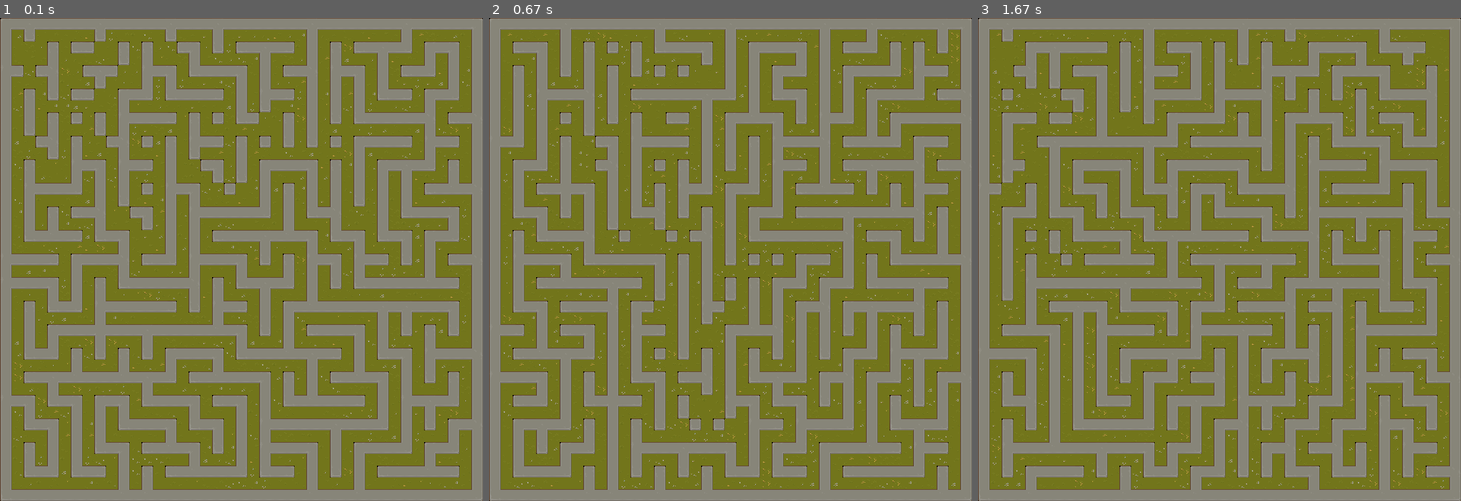
Above: before the commit, frames 1-3 (left to right).
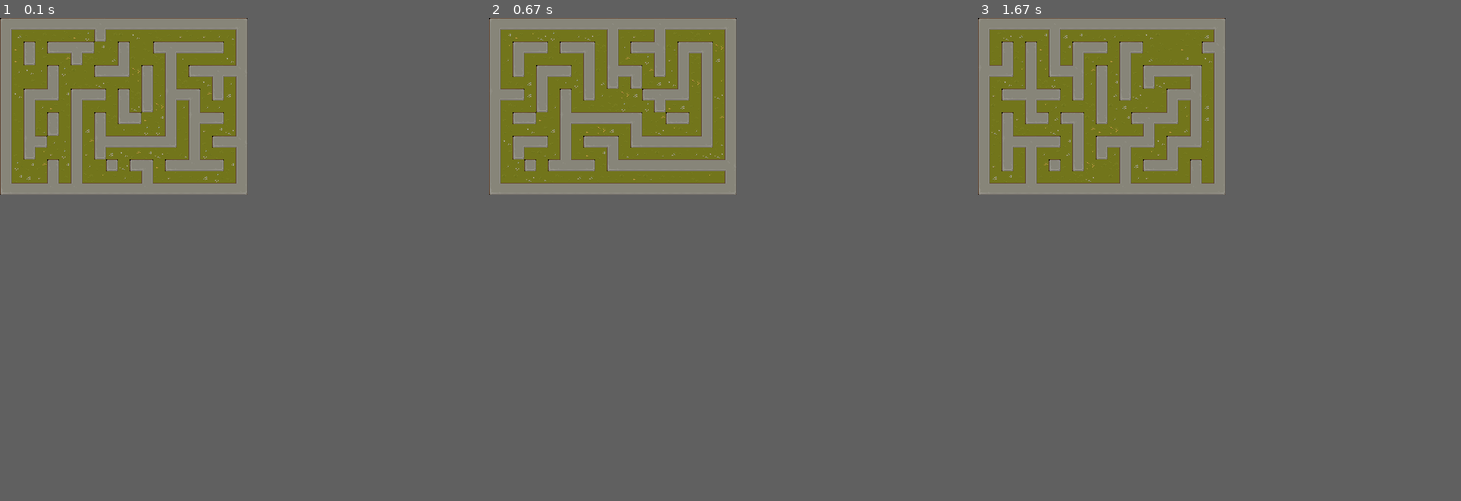
Above: after the commit, the same moments.

Repository: iiimagnum/PYgame_GROUP1
Game: pygame game, started from PygameProject/codes/Maze.py
Same seed, same stepped clock (60 frames per second), same inputs: the game is played once before the commit and once after it.
Inputs:
- Up to frame 1 (0.1 s): no input
- Up to frame 2 (0.67 s): tap 1 at 0.33 s
- Up to frame 3 (1.67 s): tap 1 at 0.67 s
In our replay, the window is 820x820 before the commit and 420x300 after it. These sizes can differ from the game's own. Grey fills any space a smaller window leaves; there, only what the larger window draws over its background counts as a difference.

The runs differ from the first frame. In frame 1, 47% of the frame differs, in the area x 0-100%, y 0-100%; in frame 2, 47%; in frame 3, 48%.

Commit message:
*修复地图生成横竖坐标的bug

Diff:
--- a/PygameProject/codes/Maze.py
+++ b/PygameProject/codes/Maze.py
@@ -31,18 +31,18 @@
 class Maze:
 
     def __init__(self):
-        self.CurrentMazeInfo=numpy.zeros((MAZE_COLS*2+1,MAZE_ROWS*2+1),dtype=MazeCell)
+        self.CurrentMazeInfo=numpy.zeros((MAZE_Y * 2 + 1, MAZE_X * 2 + 1), dtype=MazeCell)
         self.wallList=[]
 
     def SummonMaze(self):
 
         #Initialize the maze and its cells
-        maze=numpy.zeros((MAZE_COLS*2+1,MAZE_ROWS*2+1),dtype=int)
+        maze=numpy.zeros((MAZE_Y * 2 + 1, MAZE_X * 2 + 1), dtype=int)
 
         #DFS to generate the maze
         stack=[]
-        x=random.randint(0,MAZE_COLS-1)*2+1
-        y=random.randint(0,MAZE_ROWS-1)*2+1
+        x= random.randint(0, MAZE_X - 1) * 2 + 1
+        y= random.randint(0, MAZE_Y - 1) * 2 + 1
         maze[y,x]=1
         stack.append((y,x))
         while len(stack)>0:
@@ -51,13 +51,13 @@
             if x-2>0:
                 if maze[y,x-2]==0:
                     neighbourList.append((y,x-2))
-            if x+2<MAZE_ROWS*2:
+            if x+2<MAZE_X*2:
                 if maze[y,x+2]==0:
                     neighbourList.append((y,x+2))
             if y-2>0:
                 if maze[y-2,x]==0:
                     neighbourList.append((y-2,x))
-            if y+2<MAZE_COLS*2:
+            if y+2<MAZE_Y*2:
                 if maze[y+2,x]==0:
                     neighbourList.append((y+2,x))
 
@@ -70,12 +70,12 @@
             pass
 
         #Delete some walls
-        maze=self.__RemoveWall__(maze,int(MAZE_COLS*MAZE_ROWS/10))
+        maze=self.__RemoveWall__(maze, int(MAZE_Y * MAZE_X / 5))
 
 
         # Decide the img of the cell
-        for i in range(MAZE_ROWS*2+1):
-            for j in range(MAZE_COLS*2+1):
+        for i in range(MAZE_Y * 2 + 1):
+            for j in range(MAZE_X * 2 + 1):
                 if maze[i,j]==1:
                     self.CurrentMazeInfo[i,j]=MazeCell((i,j),1,random.randint(1,32))
                 else:
@@ -88,10 +88,10 @@
                             self.CurrentMazeInfo[i,j]=MazeCell((i,j),0,obstacleValue)
                             continue
 
-                        if j == MAZE_COLS * 2:#cell is (MAZE_COLS*2,0)
-                            obstacleValue=8*abs(1-maze[j-1,i])+64*abs(1-maze[j,i+1])
-                            if maze[j-1,i]==0 and maze[j,i+1]==0:
-                                obstacleValue+=32*abs(1-maze[j-1,i+1])
+                        if j == MAZE_X * 2:#cell is (MAZE_COLS*2,0)
+                            obstacleValue=8*abs(1-maze[i,j-1])+64*abs(1-maze[i+1,j])
+                            if maze[i,j-1]==0 and maze[i+1,j]==0:
+                                obstacleValue+=32*abs(1-maze[i+1,j-1])
                             self.CurrentMazeInfo[i,j]=MazeCell((i,j),0,obstacleValue)
                             continue
                         #cell is in the first row
@@ -111,14 +111,14 @@
                         self.CurrentMazeInfo[i, j] = MazeCell((i, j), 0, obstacleValue)
                         continue
 
-                    if i == MAZE_ROWS * 2:
+                    if i == MAZE_Y * 2:
                         if j == 0:#cell at (0,MAZE_ROWS*2)
                             obstacleValue+=2*abs(1-maze[i-1,j])+16*abs(1-maze[i,j+1])
                             if maze[i-1,j]==0 and maze[i,j+1]==0:
                                 obstacleValue += 4*abs(1-maze[i-1,j+1])
                             self.CurrentMazeInfo[i,j]=MazeCell((i,j),0,obstacleValue)
                             continue
-                        if j == MAZE_ROWS * 2:#cell at right bottom
+                        if j == MAZE_X * 2:#cell at right bottom
                             obstacleValue+=2*abs(1-maze[i-1,j])+8*abs(1-maze[i,j-1])
                             if maze[i-1,j]==0 and maze[i,j-1]==0:
                                 obstacleValue += 1*abs(1-maze[i-1,j-1])
@@ -149,7 +149,7 @@
                         self.CurrentMazeInfo[i,j]=MazeCell((i,j),0,obstacleValue)
                         continue
 
-                    if j==MAZE_COLS*2:
+                    if j==MAZE_X*2:
                         obstacleValue = 2 * abs(1-maze[ i - 1,j] )+ 8 * abs(1-maze[i,j - 1]) + 64 * abs(1-maze[ i + 1,j])
                         if maze[ i - 1,j] == 0 and maze[i,j - 1] == 0:
                             obstacleValue += 1* abs(1-maze[i - 1, j - 1])
@@ -174,22 +174,22 @@
         pass
 
     def draw(self,surface):
-        drawSurface=pygame.Surface(((MAZE_COLS*2+1)*MazeCell.CellSize,(MAZE_ROWS*2+1)*MazeCell.CellSize))
-        for y in range(MAZE_ROWS*2+1):
-            for x in range(MAZE_COLS*2+1):
+        drawSurface=pygame.Surface(((MAZE_X * 2 + 1) * MazeCell.CellSize, (MAZE_Y * 2 + 1) * MazeCell.CellSize))
+        for y in range(MAZE_Y * 2 + 1):
+            for x in range(MAZE_X * 2 + 1):
                 testRect=self.CurrentMazeInfo[y,x].img.get_rect()
                 drawSurface.blit(self.CurrentMazeInfo[y,x].img,self.CurrentMazeInfo[y,x].rect)
         surface.blit(drawSurface,drawSurface.get_rect())
 
     def __RemoveWall__(self,maze,RemoveNum):
-        distanceMaze = numpy.zeros((MAZE_COLS * 2 + 1, MAZE_ROWS * 2 + 1), dtype=int)
+        distanceMaze = numpy.zeros((MAZE_Y * 2 + 1, MAZE_X * 2 + 1), dtype=int)
         distanceMaze.fill(999999)
         visitedList = []
         wallList = []
         # using BFS to set the distance
         stack = []
-        x = random.randint(1, MAZE_COLS - 1) * 2
-        y = random.randint(1, MAZE_ROWS - 1) * 2
+        x = random.randint(1, MAZE_X - 1) * 2
+        y = random.randint(1, MAZE_Y - 1) * 2
         visitedList.append((y,x))
         maze[y,x] = 0
         stack.append((y,x))
@@ -204,7 +204,7 @@
                 else:
                     if not wallList.__contains__(( y - 1,x)):
                         wallList.append(( y - 1,x))
-            if y - 1 < MAZE_ROWS * 2 + 1:
+            if y - 1 < MAZE_X * 2 + 1:
                 if maze[ y + 1,x] == 1:
                     maze[ y + 1,x] = min(maze[ y + 1,x], maze[ y,x] + 1)
                     if not visitedList.__contains__(( y + 1,x)):
@@ -222,7 +222,7 @@
                     else:
                         if not wallList.__contains__((y,x - 1)):
                             wallList.append((y,x - 1))
-            if x + 1 < MAZE_COLS * 2 + 1:
+            if x + 1 < MAZE_Y * 2 + 1:
                 if maze[y,x + 1] == 1:
                     maze[y,x + 1] = min(maze[y,x + 1], maze[y,x] + 1)
                     if not visitedList.__contains__((y,x + 1)):
@@ -256,8 +256,8 @@
                 # print(f"Remove {(wallX,wallY)}")
                 for i in range(4):
                     for j in range(4):
-                        if (wallX + i - 2 > 0 and wallX + i - 2 < MAZE_COLS * 2) and (
-                                wallY + j - 2 > 0 and wallY + j - 2 < MAZE_ROWS * 2) and wallList.__contains__(( wallY + j - 2,wallX + i - 2)):
+                        if (wallX + i - 2 > 0 and wallX + i - 2 < MAZE_Y * 2) and (
+                                wallY + j - 2 > 0 and wallY + j - 2 < MAZE_X * 2) and wallList.__contains__((wallY + j - 2, wallX + i - 2)):
                             wallList.remove((wallY + j - 2,wallX + i - 2))
 
                 RemoveNum -= 1
@@ -268,7 +268,7 @@
 
 if __name__ == '__main__':
     pygame.init()
-    MainSurface=pygame.display.set_mode(((MAZE_COLS*2+1)*MazeCell.CellSize,(MAZE_ROWS*2+1)*MazeCell.CellSize))
+    MainSurface=pygame.display.set_mode(((MAZE_X * 2 + 1) * MazeCell.CellSize, (MAZE_Y * 2 + 1) * MazeCell.CellSize))
     maze=Maze()
     maze.SummonMaze()
     while True:
--- a/PygameProject/codes/MazeGenerationTest.py
+++ b/PygameProject/codes/MazeGenerationTest.py
@@ -218,7 +218,7 @@
     maze[x,y]=0
     stack.append((x,y))
     while len(stack):
-        (x,y)=stack.pop()
+        (x,y)=stack.pop(0)
         if y-1>0:#上
             if maze[x,y-1]==1 :
                 maze[x,y-1]=min(maze[x,y-1],maze[x,y]+1)
--- a/PygameProject/codes/settings.py
+++ b/PygameProject/codes/settings.py
@@ -1,8 +1,8 @@
 '''settings'''
 WIN_SIZE_X = 1000
 WIN_SIZE_Y = 1000
-MAZE_ROWS = 20
-MAZE_COLS = 20
+MAZE_X = 10#x
+MAZE_Y = 7#y
 PLAYER_SPEED = 2
 Frame_update = 10  # Player image update rate, bigger --> slower
 PLAYER_DASH_SPEED = 100
